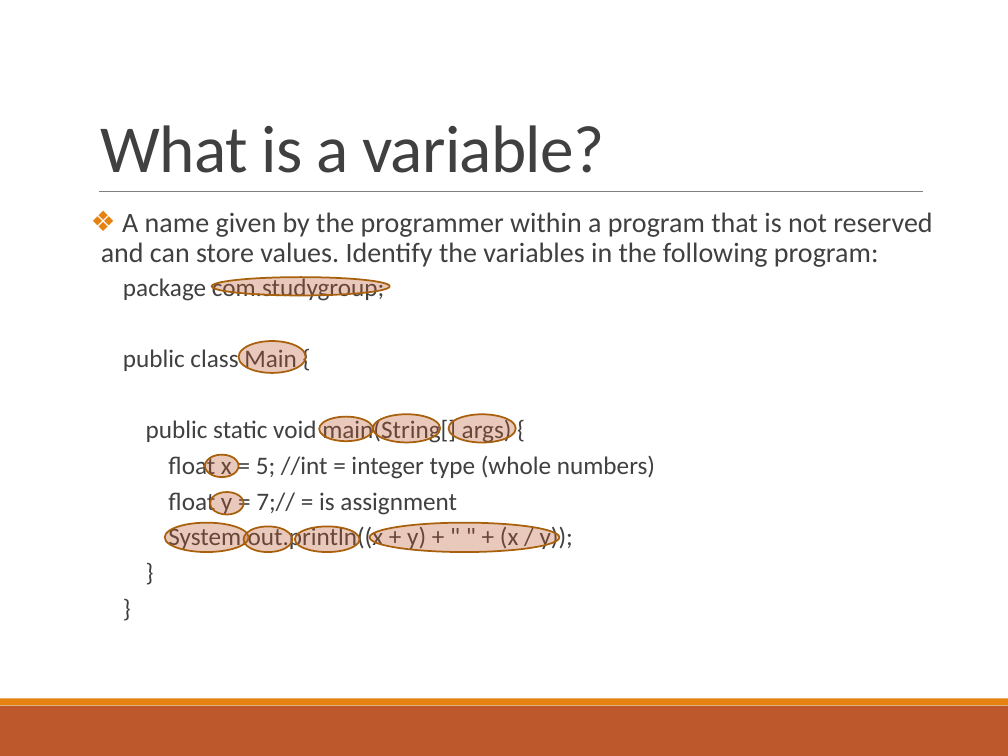
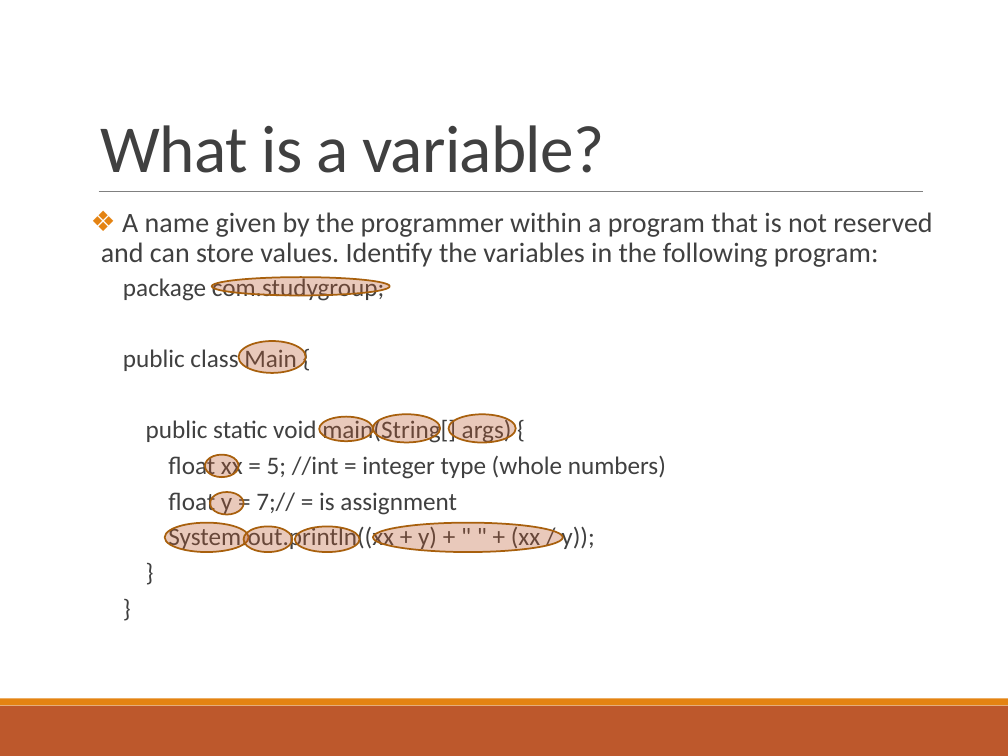
Before and after one commit to deeperj/dillinger, a slide deck: slide 10 of thesis/ukapp2/wqu_isc/sofware_design/Javabc01.pptx. Drawn at 1008x756 pixels with LibreOffice and Linux fonts; fonts in the diff are those of the drawing. Boxes give left, top, right and bottom in pixels: in the first picture for what was removed or moved away, otherwise in the second. Text is boxed around its words. In the diff, an @@ line names an element or a change of style, - is before the commit and + after.

```diff
--- a/thesis/ukapp2/wqu_isc/sofware_design/Javabc01.pptx
+++ b/thesis/ukapp2/wqu_isc/sofware_design/Javabc01.pptx
@@ text at (168, 454, 666, 481): text changed @@
-  float x = 5; //int = integer type (whole numbers)
+  float xx = 5; //int = integer type (whole numbers)
@@ text at (168, 525, 594, 552): text changed @@
-  System.out.println((x + y) + " " + (x / y));
+  System.out.println((xx + y) + " " + (xx / y));
```
Also in this commit, not shown: 1 other slide changed.
